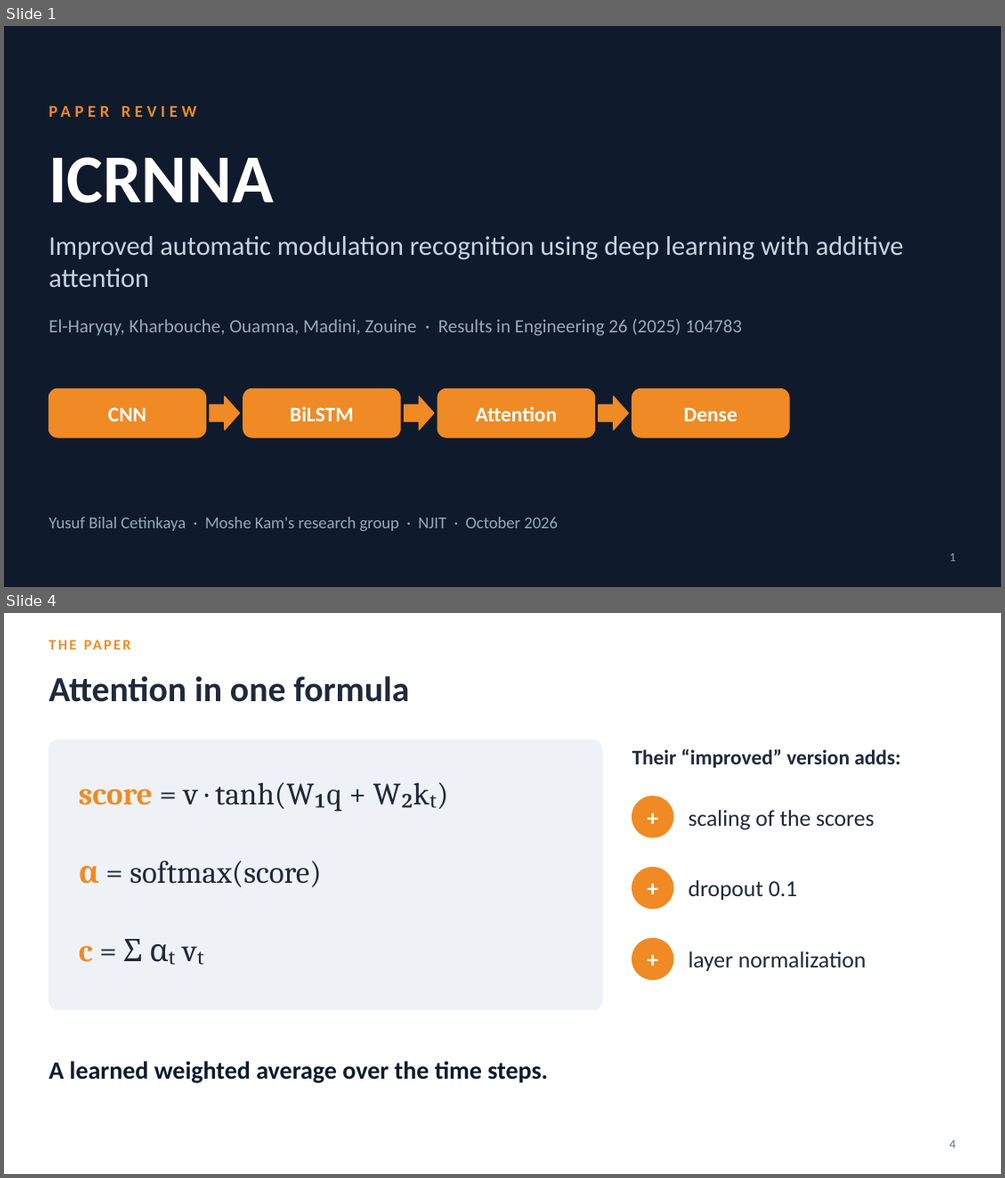
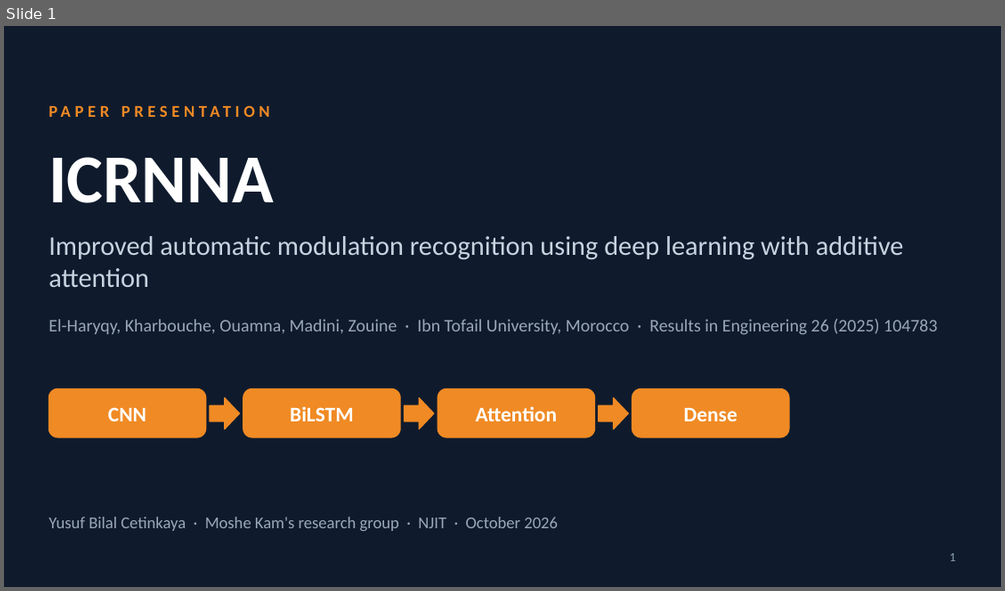
Before and after one commit to YusufBilo78/amc, a slide deck: deck/moshe_paper_icrnna.pptx. Shown one above the other, each under a label of ours: slides 1 and 4 before the commit, slide 1 after it; the slides between them are not shown. The pictures are 1005x1178 and 1005x591 pixels, drawn with LibreOffice and Linux fonts; fonts in the diff are those of the drawing. Boxes give left, top, right and bottom in pixels: in the first picture for what was removed or moved away, otherwise in the second. Text is boxed around its words. In the diff, an @@ line names an element or a change of style, - is before the commit and + after.

```diff
--- a/deck/moshe_paper_icrnna.pptx
+++ b/deck/moshe_paper_icrnna.pptx
@@ slide 4 removed at (4, 613, 1001, 1174), background #FFFFFF @@
@@ text removed at (48, 635, 647, 662) @@
-THE PAPER
@@ text removed at (48, 676, 409, 702) @@
-Attention in one formula
@@ rounded rectangle removed at (48, 740, 602, 1009) @@
@@ text removed at (632, 749, 900, 768) @@
-Their “improved” version adds:
@@ text removed at (79, 782, 314, 809) @@
-score = v · tanh(W₁q + W₂kₜ)
@@ ellipse removed at (632, 796, 673, 837) @@
@@ text removed at (632, 796, 673, 837) @@
-+
@@ text removed at (688, 810, 874, 830) @@
-scaling of the scores
@@ text removed at (79, 860, 321, 887) @@
-α = softmax(score)
@@ ellipse removed at (632, 868, 673, 908) @@
@@ text removed at (632, 868, 673, 908) @@
-+
@@ text removed at (688, 880, 797, 900) @@
-dropout 0.1
@@ text removed at (79, 939, 175, 965) @@
-c = Σ αₜ vₜ
@@ ellipse removed at (632, 938, 673, 980) @@
@@ text removed at (632, 938, 673, 980) @@
-+
@@ text removed at (688, 951, 866, 971) @@
-layer normalization
@@ text removed at (48, 1061, 548, 1083) @@
-A learned weighted average over the time steps.
@@ text removed at (949, 1140, 955, 1148) @@
-4
@@ slide 1 changed as well @@
@@ text at (48, 101, 498, 131): text changed @@
-PAPER REVIEW
+PAPER PRESENTATION
@@ text at (48, 319, 937, 335): text changed; size 18 to 17 pt @@
-El-Haryqy, Kharbouche, Ouamna, Madini, Zouine · Results in Engineering 26 (2025) 104783
+El-Haryqy, Kharbouche, Ouamna, Madini, Zouine · Ibn Tofail University, Morocco · Results in Engineering 26 (2025) 104783
```
Also in this commit, not shown: 10 other slides changed, 9 slides added, 4 other slides removed, 6 other files.
